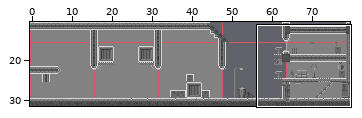
Level history. Tiled map: resource/maps/fifth_level.tmx. Above, an overview of the earlier version with the close-up marked.
Close-up. The starting point:
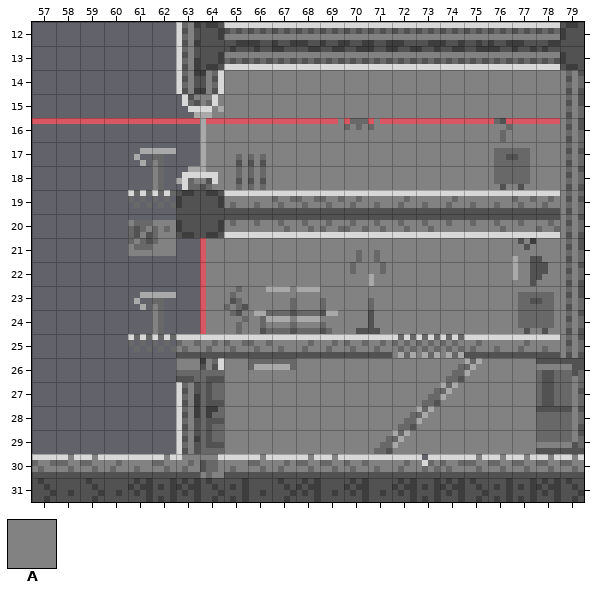
Cells are 4x4 px. Shown: x 57..79, y 12..31.
Key: from "city_tileset": A 36.
_ is an empty cell, # one hidden under a higher layer.
Layers that did not change in this view are not listed.
Layer "background" before, first column x 57:
12 _______________________
13 _______________________
14 _______#AAAAAAAAAAAAAA_
15 _______AAAAAAAAAAAAAAA_
16 _______AAAAAAAAAAAAAAA_
17 _______AAAAAAAAAAAAAAA_
18 _______AA#AAAAAAAAAAAA_
19 _______###############_
20 _______###############_
21 _______AAAAAAAAAAAAAAA_
22 _______AAAAAAAAAAAAAAA_
23 _______AAA##AAAAAAAAAA_
24 _______AAA##AAAAAAAAAA_
25 _______########AAA####_
26 _______#AAAAAAAAAAAAA#_
27 _______#AAAAAAAAAAAAA#_
28 _______#AAAAAAAAAAAAA#_
29 _______#AAAAAAAAAAAAA#_
30 _______________________
31 _______________________
Once edited:
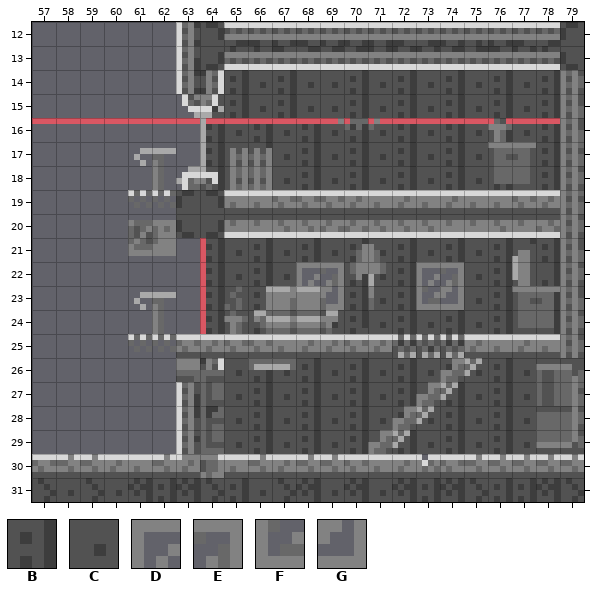
Further tiles: from "city_tileset": B 246, C 247, D 260, E 261, F 276, G 277.
Diff:
Changed rows in their new state; . is an unchanged cell.
Layer "background":
first column x 64:
14 .BCBCCBCBCBCBCB
15 CBCBCCBCBCBCBCB
16 BCBCBCBCBCBCBCB
17 BCBCBCBCBCBCBCB
18 BC.CBCBCBCBCBCB
21 BCBCBCBCBCBCBCB
22 BCBCDEBCBDECBCB
23 BCB..GBCBFGCBCB
24 BCB..CBCBCBCBCB
25 ........BCB....
26 .CBCBCBCBCBCBC.
27 .CBCBCBCBCBCBC.
28 .CBCBCBCBCBCBC.
29 .CBCBCBCBCBCBC.
Where, in picture pixels (left, top, right, bottom), the same in both close-ups:
changed: (206, 70, 560, 190)
changed: (206, 238, 560, 454)
